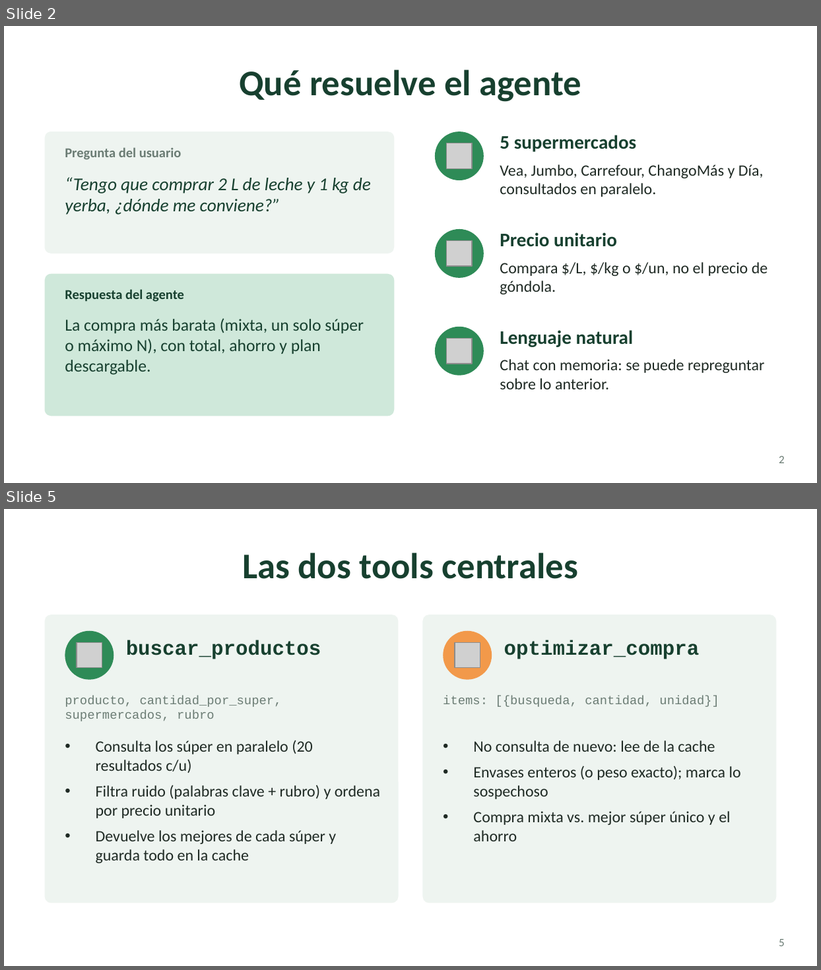
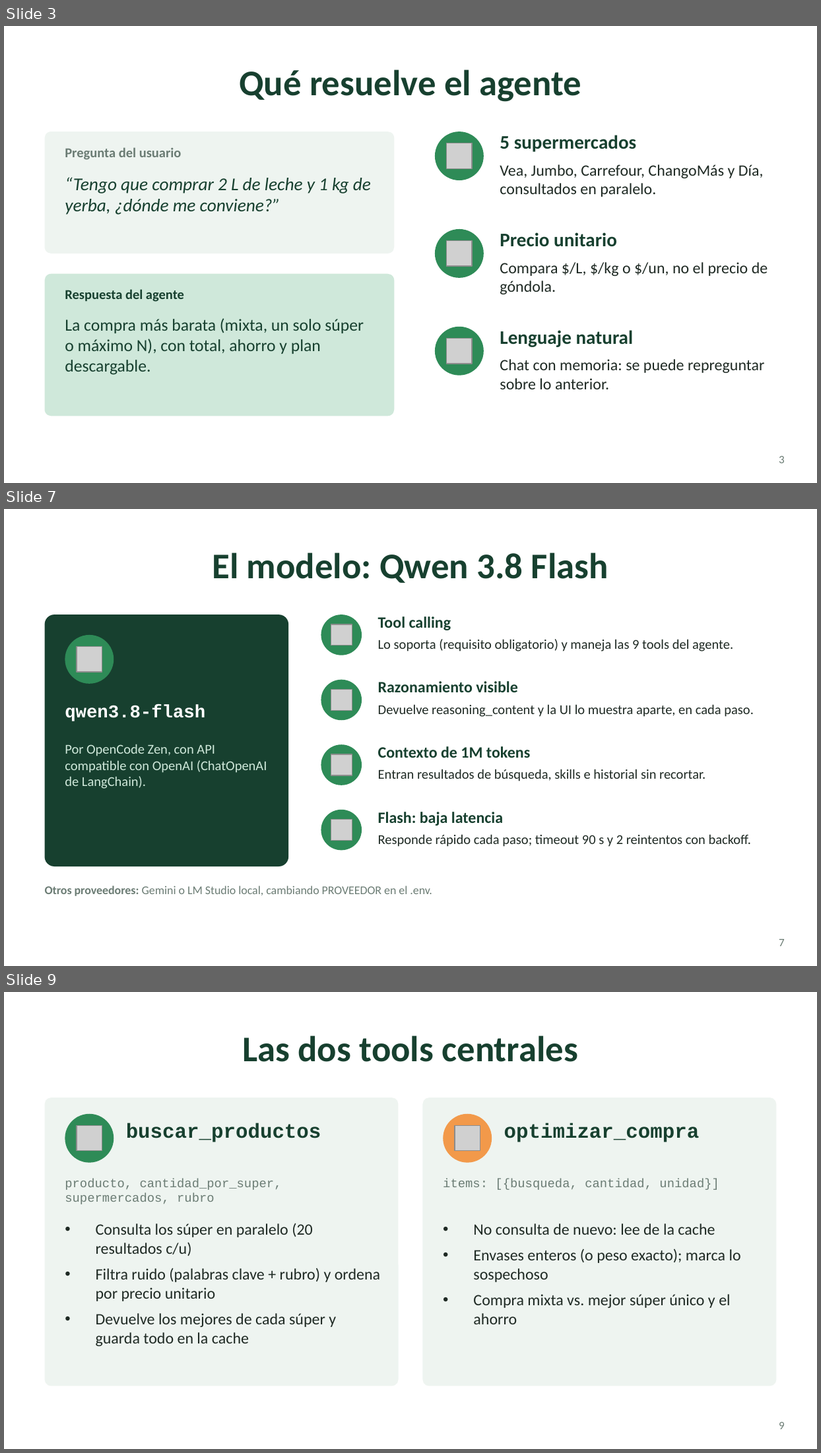
Before and after one commit to cuellojoaquinn/agente-de-supermercado, a slide deck: presentacion/super-agente.pptx. Shown one above the other, each under a label of ours: slides 2 and 5 before the commit, slides 3, 7 and 9 after it; the slides between them are not shown. The pictures are 821x970 and 821x1453 pixels, drawn with LibreOffice and Linux fonts; fonts in the diff are those of the drawing; grey boxes stand for pictures. Boxes give left, top, right and bottom in pixels: in the first picture for what was removed or moved away, otherwise in the second. Text is boxed around its words. In the diff, an @@ line names an element or a change of style, - is before the commit and + after.

```diff
--- a/presentacion/super-agente.pptx
+++ b/presentacion/super-agente.pptx
@@ slide 7 added at <box>4,509,817,966</box>, background #FFFFFF @@
@@ title added at <box>212,553,609,583</box>, 32 pt, text #17402F, bold @@
+El modelo: Qwen 3.8 Flash
@@ rounded rectangle added at <box>45,615,288,867</box>, fill #17402F @@
@@ ellipse added at <box>321,615,362,656</box>, fill #2E8B57 @@
@@ picture added at <box>331,625,352,646</box> @@
@@ text added at <box>378,617,451,630</box>, 14 pt, text #17402F, bold @@
+Tool calling
@@ ellipse added at <box>65,635,114,684</box>, fill #2E8B57 @@
@@ picture added at <box>77,646,102,671</box> @@
@@ text added at <box>378,639,733,652</box>, 12 pt, text #1F2A24 @@
+Lo soporta (requisito obligatorio) y maneja las 9 tools del agente.
@@ ellipse added at <box>321,680,362,720</box>, fill #2E8B57 @@
@@ text added at <box>378,681,518,692</box>, 14 pt, text #17402F, bold @@
+Razonamiento visible
@@ text added at <box>65,705,205,722</box>, 16 pt, text #FFFFFF, bold @@
+qwen3.8-flash
@@ picture added at <box>331,690,352,711</box> @@
@@ text added at <box>378,704,754,717</box>, 12 pt, text #1F2A24 @@
+Devuelve reasoning_content y la UI lo muestra aparte, en cada paso.
@@ text added at <box>65,744,267,789</box>, 12 pt, text #CFE8DA @@
+Por OpenCode Zen, con API compatible con OpenAI (ChatOpenAI de LangChain).
@@ ellipse added at <box>321,745,362,786</box>, fill #2E8B57 @@
@@ picture added at <box>331,755,352,776</box> @@
@@ text added at <box>378,747,530,758</box>, 14 pt, text #17402F, bold @@
+Contexto de 1M tokens
@@ text added at <box>378,769,706,782</box>, 12 pt, text #1F2A24 @@
+Entran resultados de búsqueda, skills e historial sin recortar.
@@ ellipse added at <box>321,810,362,850</box>, fill #2E8B57 @@
@@ picture added at <box>331,820,352,841</box> @@
@@ text added at <box>378,812,503,826</box>, 14 pt, text #17402F, bold @@
+Flash: baja latencia
@@ text added at <box>378,834,751,847</box>, 12 pt, text #1F2A24 @@
+Responde rápido cada paso; timeout 90 s y 2 reintentos con backoff.
@@ text added at <box>45,886,432,896</box>, 10.5 pt, text #6B7C74 @@
+Otros proveedores: Gemini o LM Studio local, cambiando PROVEEDOR en el .env.
@@ page number added at <box>779,939,785,947</box>, 10 pt, text #6B7C74 @@
+7
@@ what was slide 2 is now slide 3 @@
@@ page number at <box>779,456,785,464</box>: text changed @@
-2
+3
@@ what was slide 5 is now slide 9 @@
@@ page number at <box>779,1422,785,1430</box>: text changed @@
-5
+9
```
Also in this commit, not shown: 2 slides changed, 8 other slides added, 1 slide removed, 3 other files.
